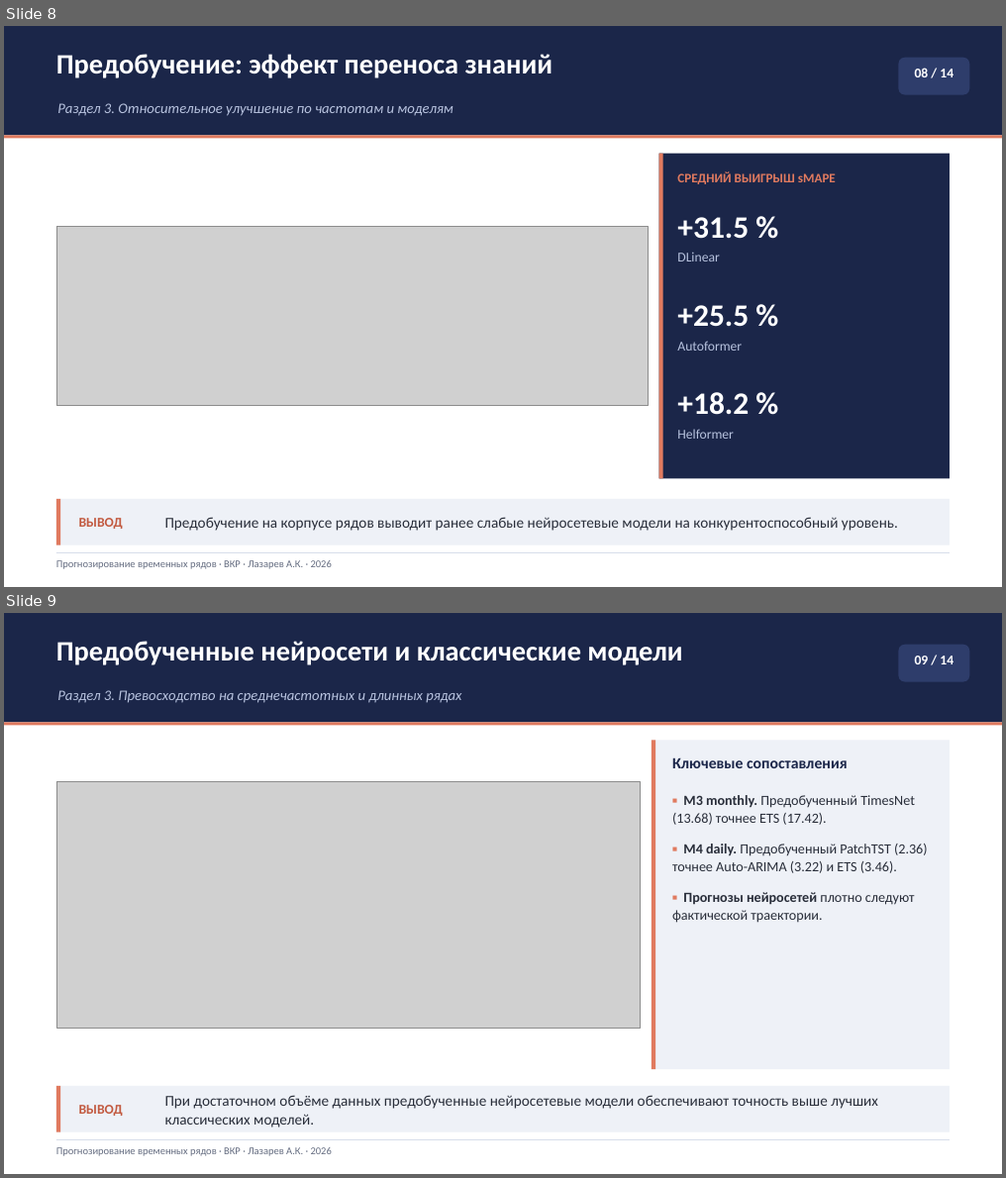
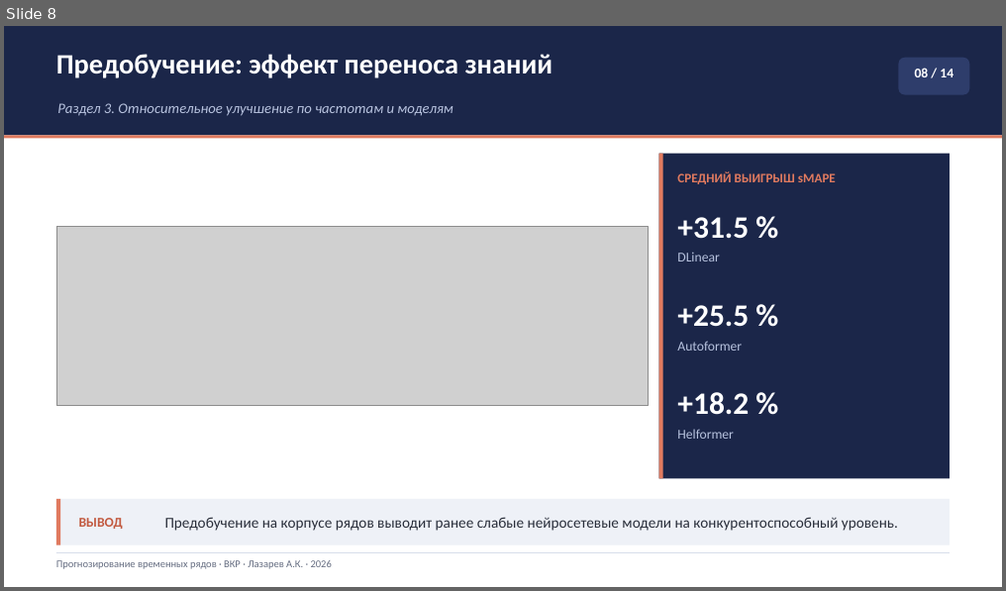
Before and after one commit to Prost444/Hybrid-models-for-TS-processing, a slide deck: docs/Презентация_Лазарев_ВКР.pptx. Shown one above the other, each under a label of ours: slides 8 and 9 before the commit, slide 8 after it. The pictures are 1006x1178 and 1006x591 pixels, drawn with LibreOffice and Linux fonts; fonts in the diff are those of the drawing; grey boxes stand for pictures. Boxes give left, top, right and bottom in pixels: in the first picture for what was removed or moved away, otherwise in the second. Text is boxed around its words. In the diff, an @@ line names an element or a change of style, - is before the commit and + after.

```diff
--- a/docs/Презентация_Лазарев_ВКР.pptx
+++ b/docs/Презентация_Лазарев_ВКР.pptx
@@ slide 9 removed at <box>4,613,1002,1174</box>, background #FFFFFF @@
@@ rectangle removed at <box>4,613,1002,722</box> @@
@@ text removed at <box>56,641,682,665</box> @@
-Предобученные нейросети и классические модели
@@ rounded rectangle removed at <box>899,645,969,682</box> @@
@@ text removed at <box>915,656,953,664</box> @@
-09 / 14
@@ text removed at <box>57,690,461,703</box> @@
-Раздел 3. Превосходство на среднечастотных и длинных рядах
@@ rectangle removed at <box>4,722,1002,725</box> @@
@@ rectangle removed at <box>651,741,949,1069</box> @@
@@ rectangle removed at <box>651,741,656,1069</box> @@
@@ text removed at <box>672,758,846,768</box> @@
-Ключевые сопоставления
@@ picture removed at <box>56,781,641,1028</box> @@
@@ text removed at <box>672,795,928,923</box> @@
-▪ M3 monthly. Предобученный TimesNet (13.68) точнее ETS (17.42).
-▪ M4 daily. Предобученный PatchTST (2.36) точнее Auto-ARIMA (3.22) и ETS (3.46).
-▪ Прогнозы нейросетей плотно следуют фактической траектории.
@@ rectangle removed at <box>56,1086,949,1133</box> @@
@@ rectangle removed at <box>56,1086,60,1133</box> @@
@@ text removed at <box>79,1105,123,1116</box> @@
-ВЫВОД
@@ text removed at <box>165,1095,878,1128</box> @@
-При достаточном объёме данных предобученные нейросетевые модели обеспечивают точность выше лучших классических моделей.
@@ rectangle removed at <box>56,1140,949,1141</box> @@
@@ text removed at <box>56,1148,332,1157</box> @@
-Прогнозирование временных рядов · ВКР · Лазарев А.К. · 2026
```
Also in this commit, not shown: 1 slide changed, 1 slide added, 2 other files.
